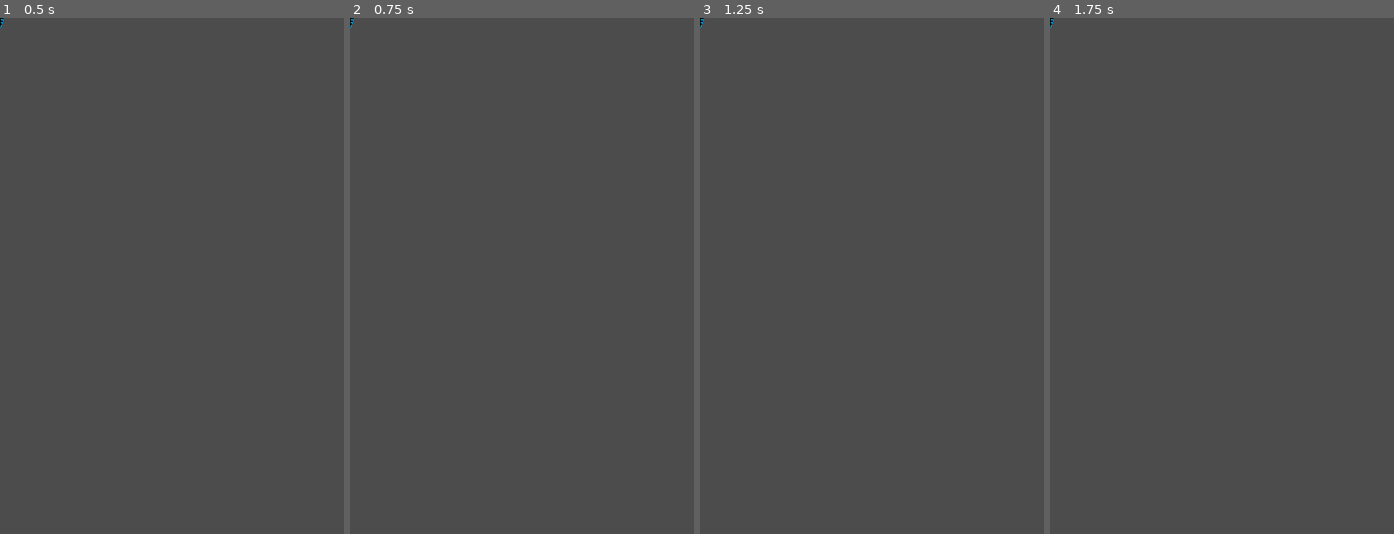
Above: before the commit, frames 1-4 (left to right).
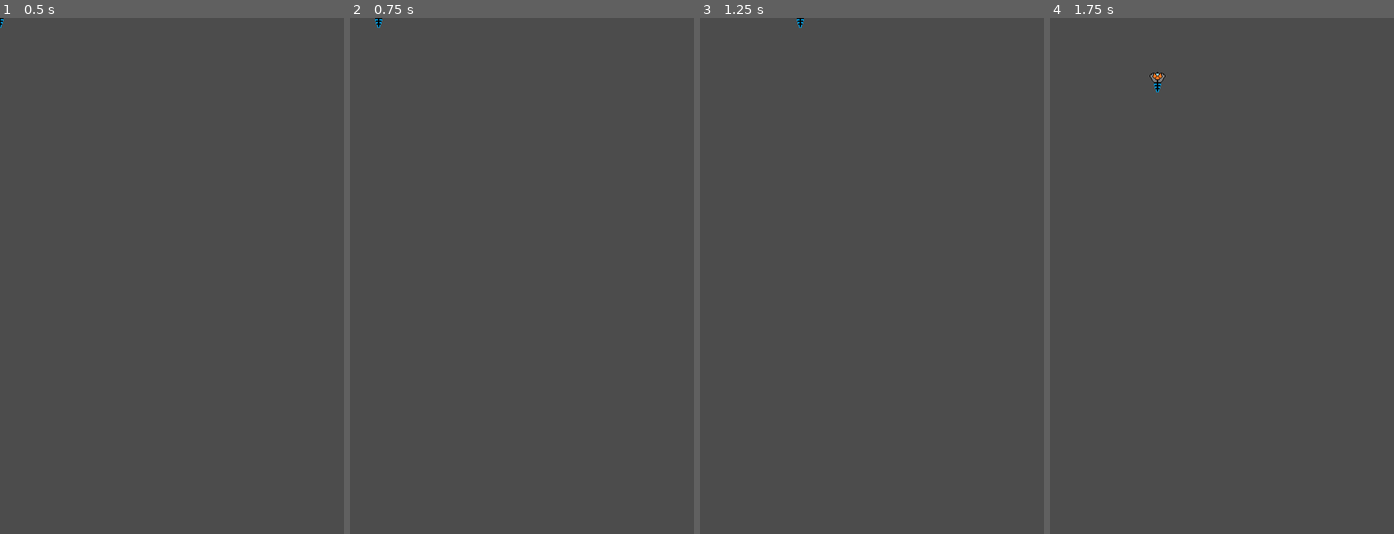
Above: after the commit, the same moments.

Repository: Ithalos/2D-Space-Shooter
Game: Godot game, scene res://Main.tscn
The game is run twice, just before and just after one commit, with the same random seed, the same clock (stepped at 60 frames per second) and the same inputs. The project has no main scene, so this scene is started directly.
Inputs:
- Up to frame 1 (0.5 s): no input
- Up to frame 2 (0.75 s): tap Enter at 0.5 s; hold Right (ui_right) from 0.53 s (still down)
- Up to frame 3 (1.25 s): keep holding Right (ui_right)
- Up to frame 4 (1.75 s): tap Space at 1.25 s; release Right (ui_right) at 1.28 s; hold Down (ui_down) from 1.28 s (still down)

Frame 1 is identical in both runs. In frame 2, less than 0.1% of the frame differs, in the area x 0-10%, y 0-2%; in frame 3, less than 0.1%; in frame 4, 0.1%, in the area x 0-34%, y 0-15%.

Commit message:
Add player movement

Diff:
--- a/Main.tscn
+++ b/Main.tscn
@@ -2,6 +2,6 @@
 
 [ext_resource path="res://Player/Player.tscn" type="PackedScene" id=1]
 
-[node name="Main" type="Node"]
+[node name="Main" type="Node" index="0"]
 
 [node name="Player" parent="." index="0" instance=ExtResource( 1 )]
--- a/Player/Player.gd
+++ b/Player/Player.gd
@@ -25,3 +25,5 @@
 	# Normalize velocity
 	if velocity.length() > 0:
 		velocity = velocity.normalized() * moveSpeed
+
+	position += velocity * delta
